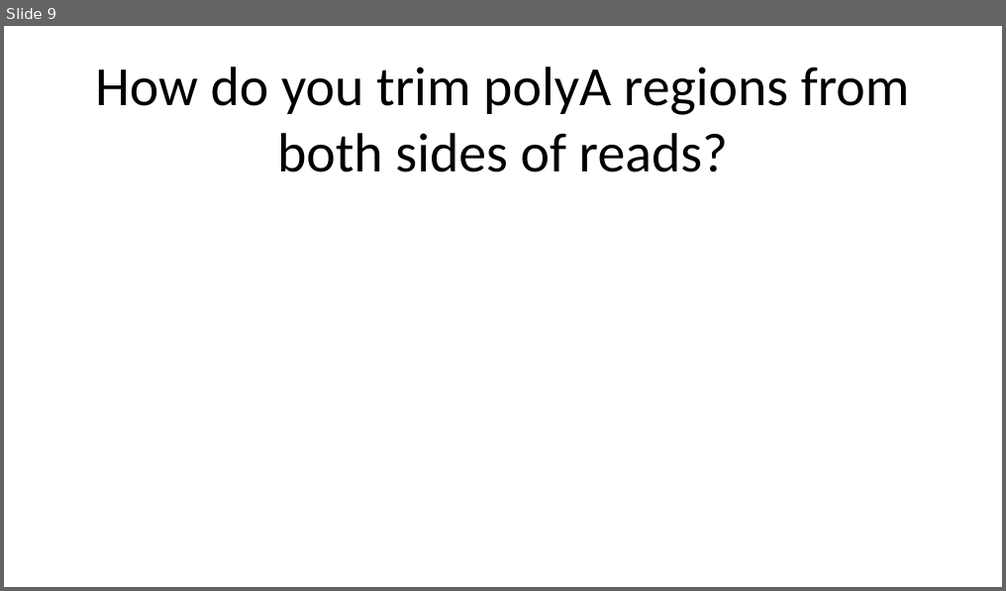
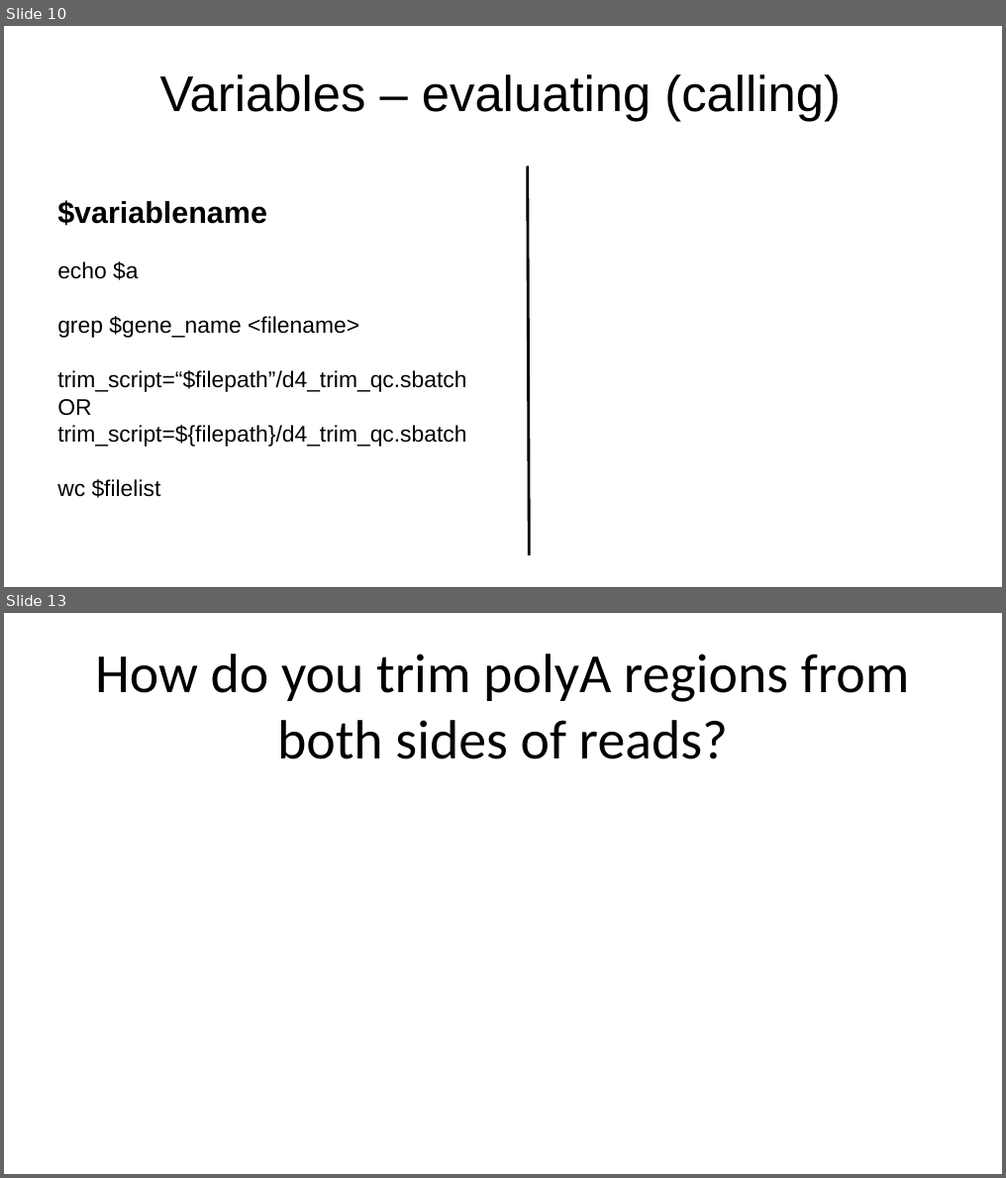
Before and after one commit to Dowell-Lab/srworkshop, a slide deck: day04/slides/Day4_slides.pptx. Shown one above the other, each under a label of ours: slide 9 before the commit, slides 10 and 13 after it; the slides between them are not shown. The pictures are 1006x591 and 1006x1178 pixels, drawn with LibreOffice and Linux fonts; fonts in the diff are those of the drawing. Boxes give left, top, right and bottom in pixels: in the first picture for what was removed or moved away, otherwise in the second. Text is boxed around its words. In the diff, an @@ line names an element or a change of style, - is before the commit and + after.

```diff
--- a/day04/slides/Day4_slides.pptx
+++ b/day04/slides/Day4_slides.pptx
@@ slide 10 added at box(4, 26, 1002, 587), background #FFFFFF @@
@@ text added at box(160, 75, 841, 121), 40 pt, text #000000 @@
+Variables – evaluating (calling)
@@ line added from (528, 167) to (530, 556), #000000 2.25 pt @@
@@ text added at box(57, 200, 466, 498), 18 pt, text #000000 @@
+              $variablename
+              echo $a
+              grep $gene_name <filename>
+              trim_script=“$filepath”/d4_trim_qc.sbatch
+              OR
+              trim_script=${filepath}/d4_trim_qc.sbatch
+              wc $filelist
@@ what was slide 9 is now slide 13 @@
```
Also in this commit, not shown: 1 slide changed, 3 other slides added.
